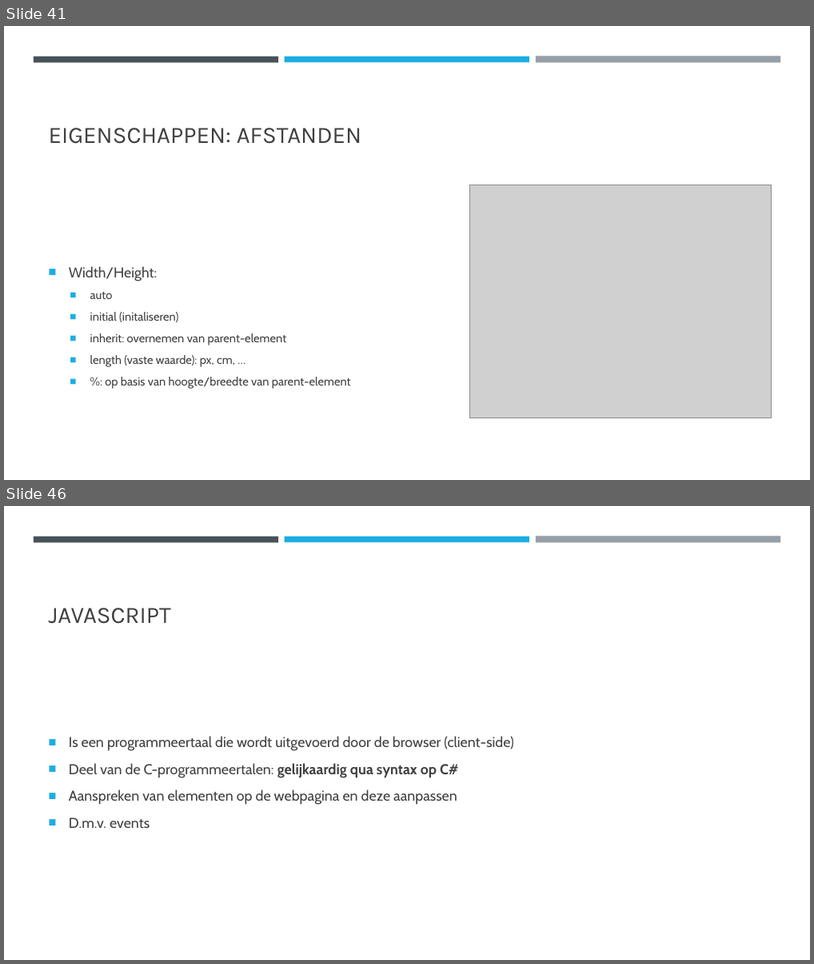
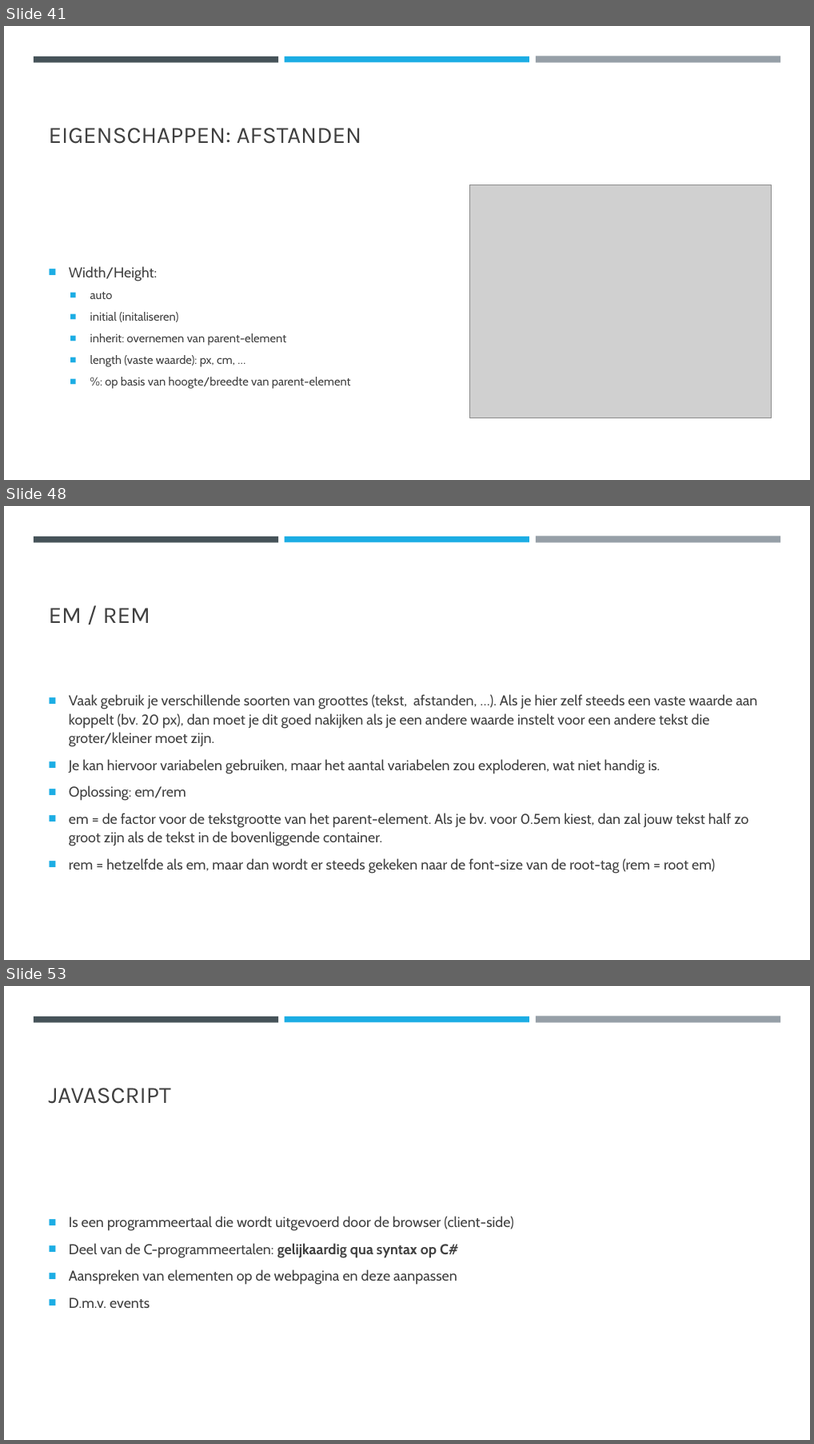
Before and after one commit to DhrLeroy/Webdesign, a slide deck: Webdesign.pptx. Shown one above the other, each under a label of ours: slides 41 and 46 before the commit, slides 41, 48 and 53 after it; the slides between them are not shown. The pictures are 814x964 and 814x1444 pixels, drawn with LibreOffice and Linux fonts; fonts in the diff are those of the drawing; grey boxes stand for pictures. Boxes give left, top, right and bottom in pixels: in the first picture for what was removed or moved away, otherwise in the second. Text is boxed around its words. In the diff, an @@ line names an element or a change of style, - is before the commit and + after.

```diff
--- a/Webdesign.pptx
+++ b/Webdesign.pptx
@@ slide 48 added at box(4, 506, 810, 960), background #FFFFFF; not listed: 3 template elements that a slide beside it also shows @@
@@ title added at box(49, 608, 150, 623), 28 pt, text #404040 @@
+EM / REM
@@ text added at box(69, 694, 758, 873), 17 pt, text #404040 @@
+■ Vaak gebruik je verschillende soorten van groottes (tekst, afstanden, …). Als je hier zelf steeds een vaste waarde aan koppelt (bv. 20 px), dan moet je dit goed nakijken als je een andere waarde instelt voor een andere tekst die groter/kleiner moet zijn.
+■ Je kan hiervoor variabelen gebruiken, maar het aantal variabelen zou exploderen, wat niet handig is.
+■ Oplossing: em/rem
+■ em = de factor voor de tekstgrootte van het parent-element. Als je bv. voor 0.5em kiest, dan zal jouw tekst half zo groot zijn als de tekst in de bovenliggende container.
+■ rem = hetzelfde als em, maar dan wordt er steeds gekeken naar de font-size van de root-tag (rem = root em)
@@ what was slide 46 is now slide 53 @@
```
Also in this commit, not shown: 3 slides changed, 6 other slides added, 11 other files.
